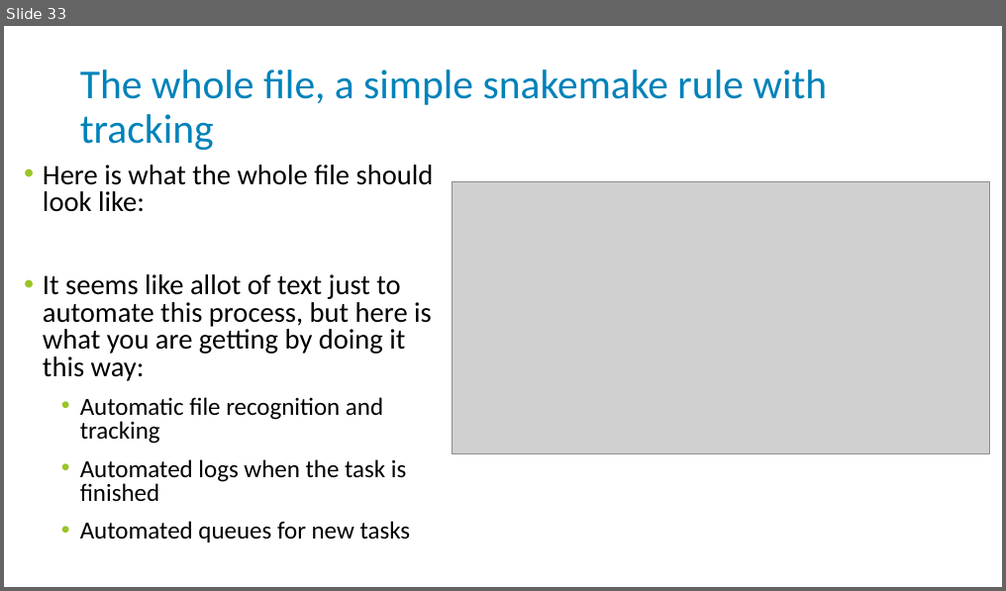
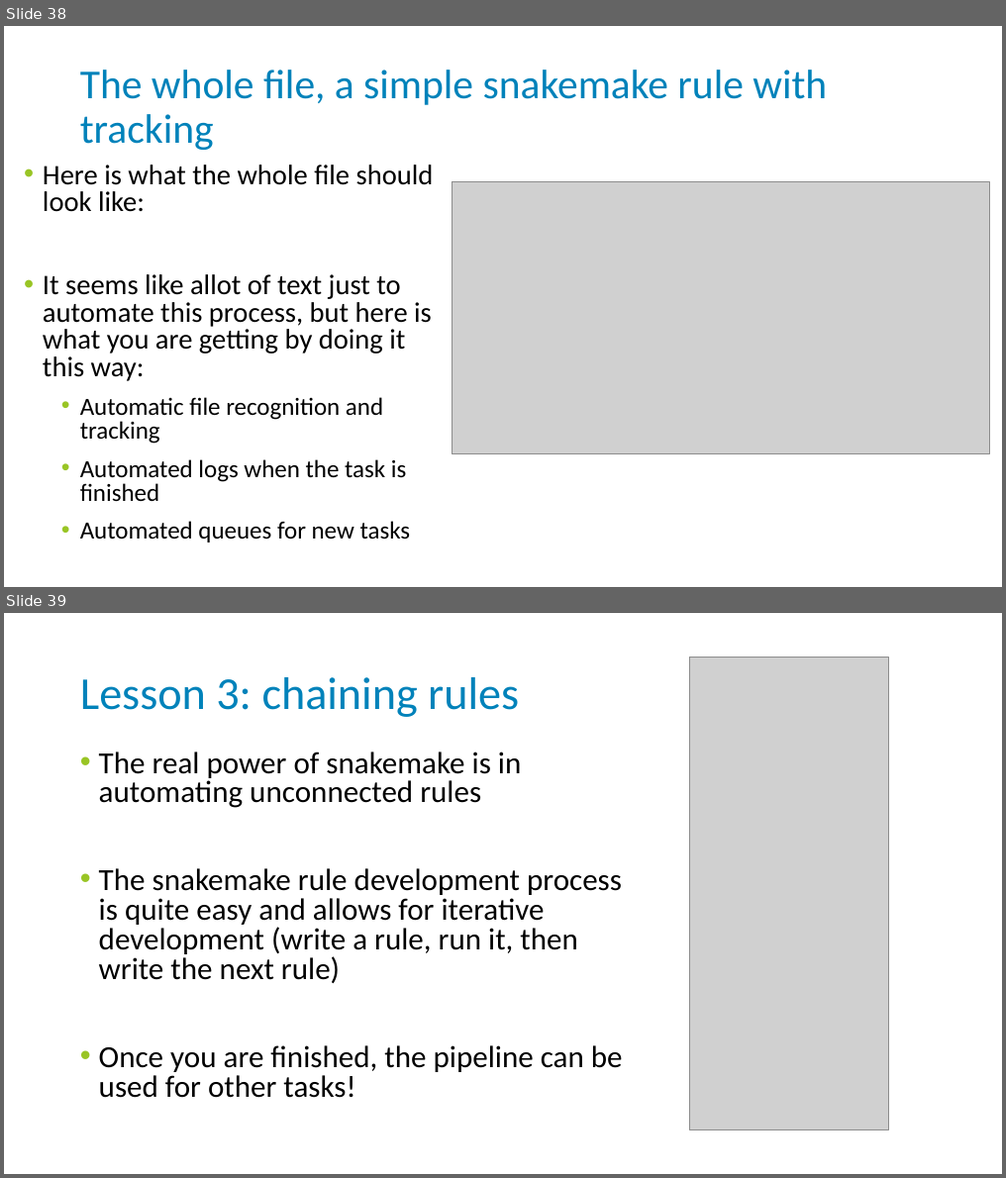
Before and after one commit to njdbickhart/HPCVEnvTutorial, a slide deck: virtualenv_snakemake_tutorial_2023_06_15.pptx. Shown one above the other, each under a label of ours: slide 33 before the commit, slides 38 and 39 after it. The pictures are 1006x591 and 1006x1178 pixels, drawn with LibreOffice and Linux fonts; fonts in the diff are those of the drawing; grey boxes stand for pictures; background and template pictures are left out. Boxes give left, top, right and bottom in pixels: in the first picture for what was removed or moved away, otherwise in the second. Text is boxed around its words. In the diff, an @@ line names an element or a change of style, - is before the commit and + after.

```diff
--- a/virtualenv_snakemake_tutorial_2023_06_15.pptx
+++ b/virtualenv_snakemake_tutorial_2023_06_15.pptx
@@ slide 39 added at [4,613,1002,1174], background #FFFFFF @@
@@ picture added at [690,658,889,1130] @@
@@ title added at [80,677,519,717], 44 pt, text #0082BA @@
+Lesson 3: chaining rules
@@ text added at [99,752,623,1098], 29.6 pt, text #000000 @@
+• The real power of snakemake is in automating unconnected rules
+• The snakemake rule development process is quite easy and allows for iterative development (write a rule, run it, then write the next rule)
+• Once you are finished, the pipeline can be used for other tasks!
@@ what was slide 33 is now slide 38 @@
```
Also in this commit, not shown: 1 slide changed, 15 other slides added, 10 other files.
